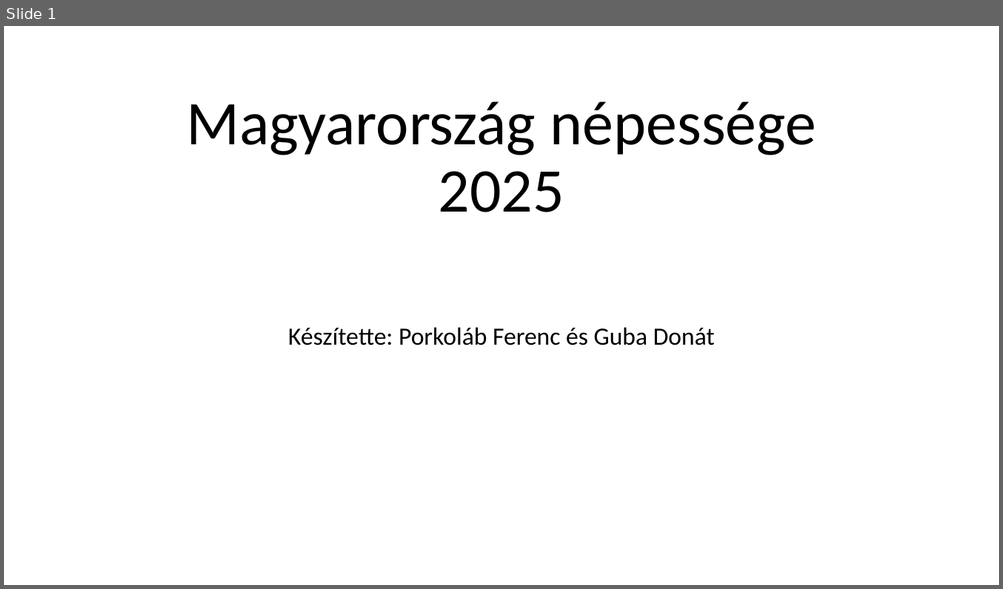
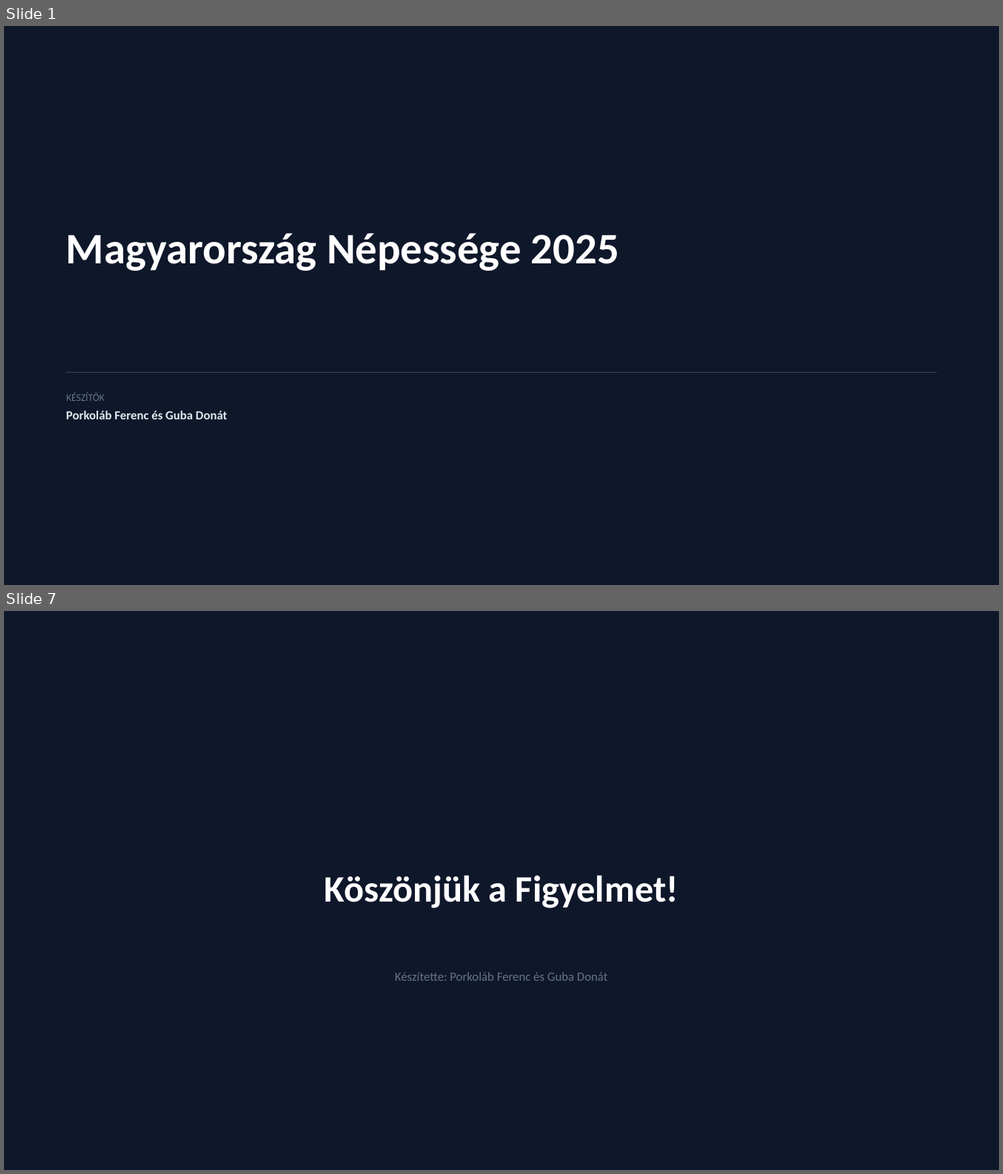
Before and after one commit to FRXTSY/Nepesseg, a slide deck: Magyarország népessége 2025.pptx. Shown one above the other, each under a label of ours: slide 1 before the commit, slides 1 and 7 after it; the slides between them are not shown. The pictures are 1003x589 and 1003x1174 pixels, drawn with LibreOffice and Linux fonts; fonts in the diff are those of the drawing; background and template pictures are left out. Boxes give left, top, right and bottom in pixels: in the first picture for what was removed or moved away, otherwise in the second. Text is boxed around its words. In the diff, an @@ line names an element or a change of style, - is before the commit and + after.

```diff
--- a/Magyarország népessége 2025.pptx
+++ b/Magyarország népessége 2025.pptx
@@ slide 7 added at (x1=4, y1=611, x2=999, y2=1170), background #0F172A @@
@@ text added at (x1=324, y1=875, x2=678, y2=908), 36 pt, text #FFFFFF, bold @@
+Köszönjük a Figyelmet!
@@ text added at (x1=395, y1=972, x2=607, y2=981), 12 pt, text #64748B @@
+Készítette: Porkoláb Ferenc és Guba Donát
@@ slide 1 changed as well @@
@@ background picture (left out) to #0F172A @@
@@ text "Magyarország Népessége 2025" at (x1=66, y1=233, x2=619, y2=271): vertical alignment bottom to top @@
@@ text at (x1=66, y1=233, x2=619, y2=271): text changed; size 60 to 42 pt; text colour #000000 to #FFFFFF; bold on @@
-Magyarország népessége 2025
+Magyarország Népessége 2025
@@ rectangle added at (x1=66, y1=372, x2=936, y2=373), fill #334155 @@
@@ text added at (x1=66, y1=393, x2=105, y2=401), 9.8 pt, text #64748B @@
+KÉSZÍTŐK
@@ text at (x1=66, y1=411, x2=227, y2=420): text changed; size 24 to 12 pt; text colour #000000 to #E2E8F0; bold on @@
-Készítette: Porkoláb Ferenc és Guba Donát
+Porkoláb Ferenc és Guba Donát
```
Also in this commit, not shown: 5 other slides added, 4 slides removed, 1 other file.
